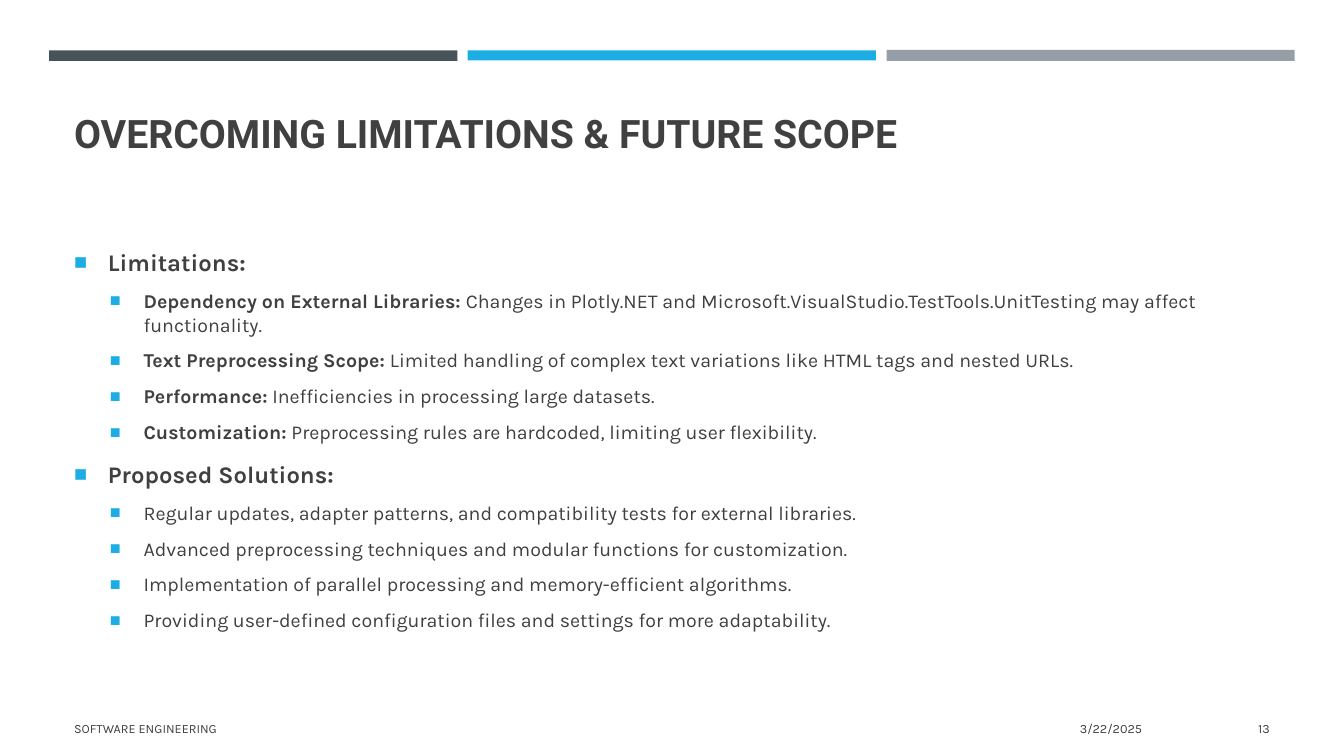
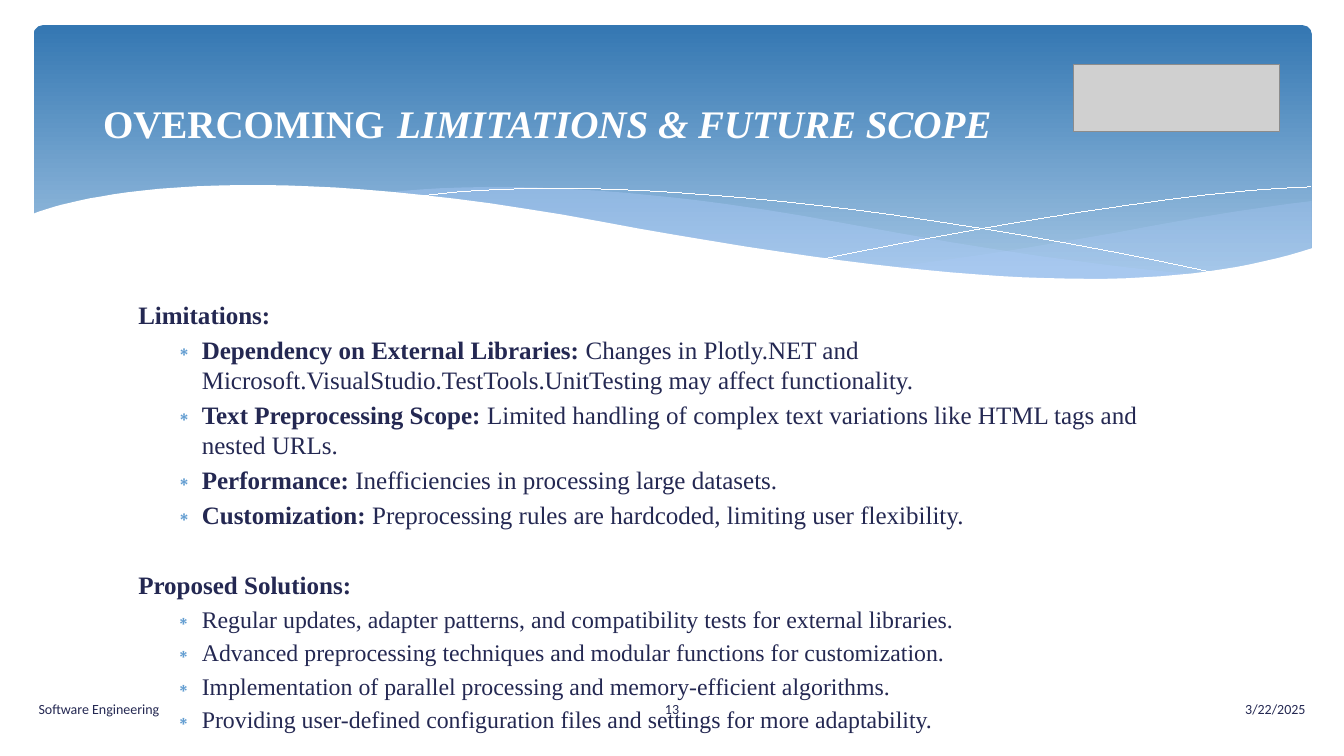
Before and after one commit to senthilmasters2024/Tech_Tweakers, a slide deck: slide 13 of SemanticAnalysisTextualData/SemanticAnalysisTextualData/Documentation/SemanticAnalysisTextualData.pptx. Drawn at 1344x756 pixels with LibreOffice and Linux fonts; fonts in the diff are those of the drawing; grey boxes stand for pictures. Boxes give left, top, right and bottom in pixels: in the first picture for what was removed or moved away, otherwise in the second. Text is boxed around its words. In the diff, an @@ line names an element or a change of style, - is before the commit and + after.

```diff
--- a/SemanticAnalysisTextualData/SemanticAnalysisTextualData/Documentation/SemanticAnalysisTextualData.pptx
+++ b/SemanticAnalysisTextualData/SemanticAnalysisTextualData/Documentation/SemanticAnalysisTextualData.pptx
@@ rounded rectangle added at bbox=[33, 25, 1312, 297], fill gradient #3477B2 to #A1C4E3 @@
@@ rectangle removed at bbox=[49, 50, 458, 60] @@
@@ title "OVERCOMING LIMITATIONS & FUTURE SCOPE": place and size @@
-title "OVERCOMING LIMITATIONS & FUTURE SCOPE" at bbox=[74, 119, 897, 149]
+title "OVERCOMING LIMITATIONS & FUTURE SCOPE" at bbox=[103, 112, 992, 139]
@@ title "OVERCOMING LIMITATIONS & FUTURE SCOPE" at bbox=[103, 112, 992, 139]: size 28 to 27.9 pt, font Roboto to Times New Roman, text colour #404040 to #FFFFFF; italic on in "LIMITATIONS & FUTURE SCOPE"; alignment left to centre; vertical alignment bottom to middle @@
@@ rectangle removed at bbox=[468, 50, 876, 60] @@
@@ rectangle removed at bbox=[886, 50, 1295, 62] @@
@@ picture added at bbox=[1074, 65, 1279, 132] @@
@@ group added at bbox=[31, 186, 1314, 332]: 5 freeform shapes @@
@@ text "Limitations:": place and size @@
-text "Limitations:" at bbox=[108, 254, 1196, 632]
+text "Limitations:" at bbox=[138, 306, 1137, 733]
@@ text "Limitations:" at bbox=[138, 306, 1137, 733]: size 17 to 17.9 pt in "Limitations:", "Proposed Solutions:"; font Karla to Times New Roman, text colour #404040 to #242852; size 14 to 17.9 pt in "Dependency on External Libraries: Changes in Plotly.NET ...", "Text Preprocessing Scope: Limited handling of complex ...", "Performance: Inefficiencies in processing large datasets.", "Customization: Preprocessing rules are hardcoded, limiting u ..."; size 14 to 17 pt in "Regular updates, adapter patterns, and compatibility tests ...", "Advanced preprocessing techniques and modular functions for ...", "Implementation of parallel processing and memory-efficient a ...", "Providing user-defined configuration files and settings for ..."; bullet ■ to none; line spacing 1.1 to 1; less space between paragraphs; bullet ■ to ∗; bullet colour #1CADE4 to #629DD1; vertical alignment middle to top @@
@@ text at bbox=[39, 704, 159, 717]: text changed; size 9 to 10 pt; font Karla to Calibri; text colour #404040 to #242852 @@
-SOFTWARE ENGINEERING
+Software Engineering
@@ page number: place and size @@
-page number at bbox=[1258, 725, 1270, 733]
+page number at bbox=[665, 705, 679, 718]
@@ page number at bbox=[665, 705, 679, 718]: size 9 to 10 pt, font Karla to Calibri, text colour #404040 to #242852; alignment right to centre @@
@@ text "3/22/2025": place and size @@
-text "3/22/2025" at bbox=[1080, 724, 1142, 734]
+text "3/22/2025" at bbox=[1245, 704, 1305, 715]
@@ text "3/22/2025" at bbox=[1245, 704, 1305, 715]: size 9 to 10 pt, font Karla to Calibri, text colour #404040 to #242852 @@
```
Also in this commit, not shown: 14 other slides changed, 2 slides added, 2 other files.
